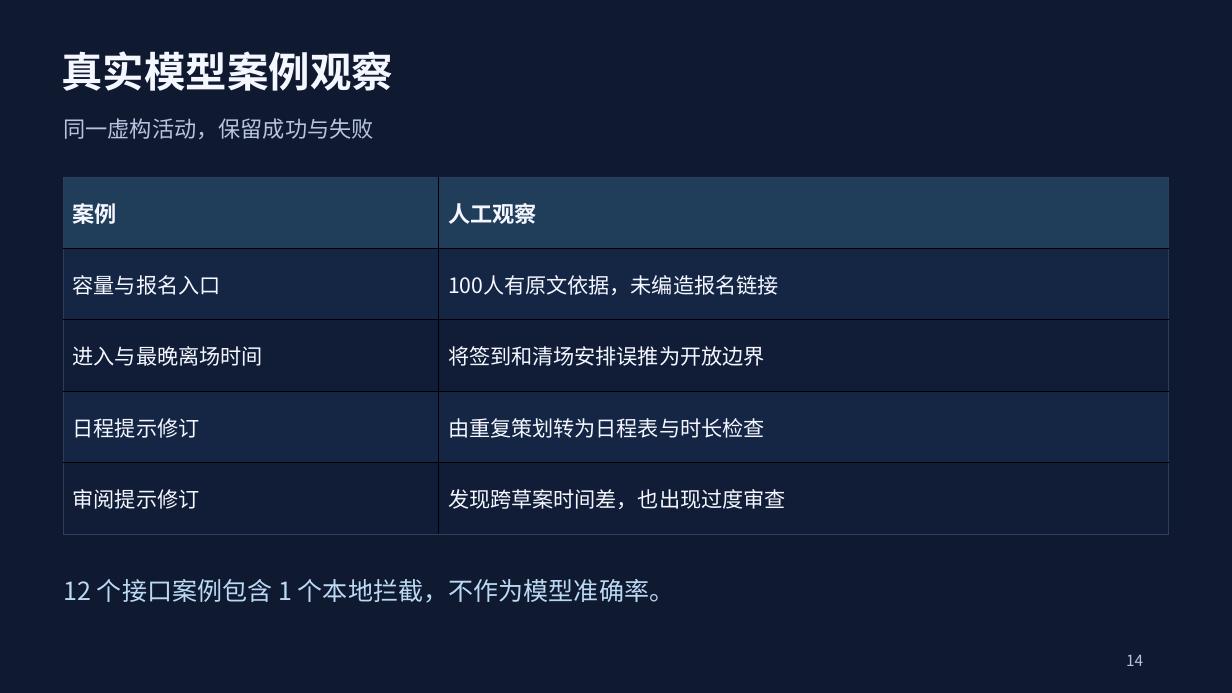
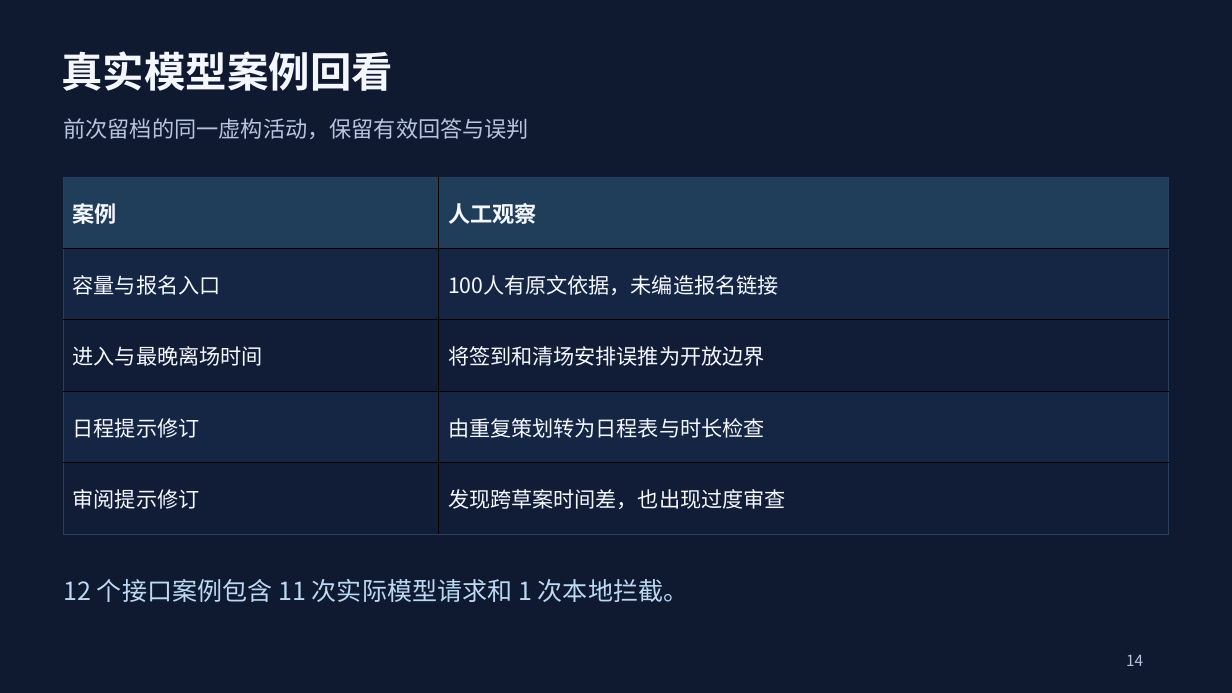
Before and after one commit to Melon1234123/huiwu-zhice, a slide deck: slide 14 of PPT/组员1-组员2-组员3-PPT.pptx. Drawn at 1232x693 pixels with LibreOffice and Linux fonts; fonts in the diff are those of the drawing. Boxes give left, top, right and bottom in pixels: in the first picture for what was removed or moved away, otherwise in the second. Text is boxed around its words. In the diff, an @@ line names an element or a change of style, - is before the commit and + after.

```diff
--- a/PPT/组员1-组员2-组员3-PPT.pptx
+++ b/PPT/组员1-组员2-组员3-PPT.pptx
@@ text at (x1=62, y1=51, x2=393, y2=91): text changed @@
-真实模型案例观察
+真实模型案例回看
@@ text at (x1=63, y1=118, x2=529, y2=139): text changed @@
-同一虚构活动，保留成功与失败
+前次留档的同一虚构活动，保留有效回答与误判
@@ text at (x1=63, y1=579, x2=689, y2=602): text changed @@
-12 个接口案例包含 1 个本地拦截，不作为模型准确率。
+12 个接口案例包含 11 次实际模型请求和 1 次本地拦截。
```
Also in this commit, not shown: 8 other slides changed, 1 slide added, 1 slide removed, 52 other files.
